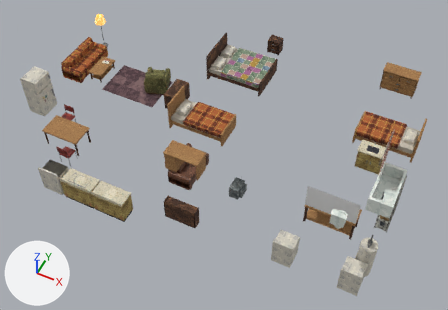
Two versions of the glTF model THE_VEIL_ASSETS_V2/03_Residential/House_Variants/RES_House_SplitLevel_Furnishing.glb, one commit apart.
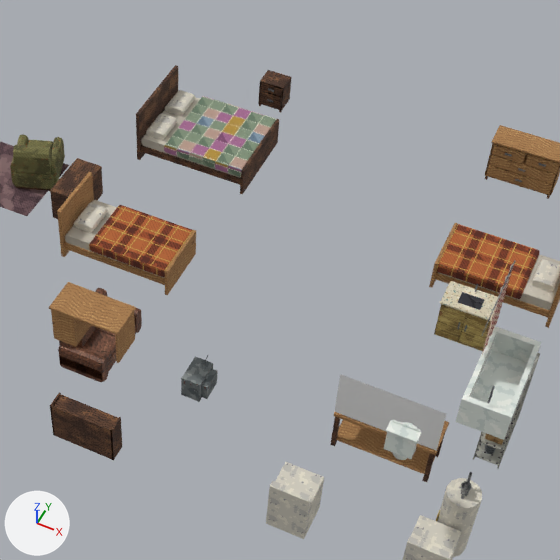
There are two pictures of each version: one whole from a 50 mm lens placed at (7.38, -20.6, 17.82), pointed at (0.83, -7.51, 1.45), one close up on the part from 31% to 93% of the width and 0% to 90% of the height. Every picture has the same lights, and +X, +Y and +Z are marked at lower left. The first two pictures are the older version. Objects named as collision shapes, trigger or cutter boxes, shadow casters or lower levels of detail are left out. Where no turn or scale is listed for an object, it has been applied to the vertices. Vertices at exactly the same position are counted once.

The first close-up shows 'RES_House_SplitLevel_Furnishing_Mesh'.
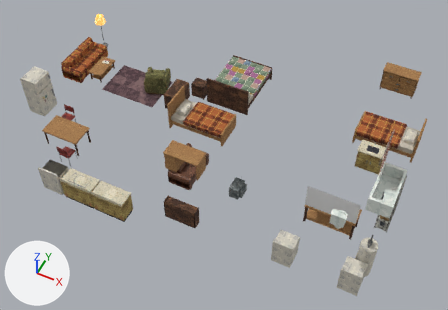
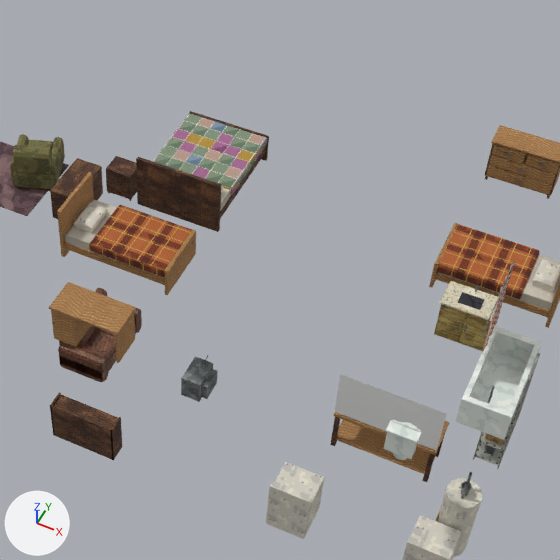
What differs and where, as boxes (x1, y1, x2, y2) in the close-ups (560 x 560 px; the box of a moved part takes in the faces that stretch with it):
'RES_House_SplitLevel_Furnishing_Mesh', reshaped: before (0, 65, 560, 560); after (0, 111, 560, 560)
part 1 of me_res_house_splitlevel_furnishing_mesh, moved or reshaped: before (136, 65, 178, 160); after (136, 157, 221, 232)
part 2 of me_res_house_splitlevel_furnishing_mesh, moved or reshaped: before (240, 119, 279, 195); after (189, 111, 269, 161)
part 3 of me_res_house_splitlevel_furnishing_mesh, moved or reshaped: before (141, 144, 241, 185); after (220, 147, 266, 219)
part 4 of me_res_house_splitlevel_furnishing_mesh, moved or reshaped: before (258, 70, 292, 110); after (106, 156, 137, 200)
part 5 of me_res_house_splitlevel_furnishing_mesh, moved or reshaped (not visible afterwards): before (261, 83, 282, 96)
part 6 of me_res_house_splitlevel_furnishing_mesh, moved or reshaped (not visible afterwards): before (260, 91, 282, 109)
part 7 of me_res_house_splitlevel_furnishing_mesh, moved or reshaped (mostly hidden afterwards): before (146, 113, 177, 140); after (221, 186, 223, 193)
part 8 of me_res_house_splitlevel_furnishing_mesh, moved or reshaped (not visible afterwards): before (165, 90, 195, 116)
part 9 of me_res_house_splitlevel_furnishing_mesh, moved or reshaped (mostly hidden afterwards): before (141, 97, 239, 177); after (220, 188, 231, 211)
part 10 of me_res_house_splitlevel_furnishing_mesh, moved or reshaped: before (164, 96, 276, 177); after (153, 113, 267, 195)

The change, as a list of edits to the scene's bpy script:
```text
Change me_res_house_splitlevel_furnishing_mesh:
    where me_res_house_splitlevel_furnishing_mesh.from_pydata(...)  # 3111 vertices, 4622 faces; spans x -7.39..6.89, y -11.09..-2.7, z 0.02..4.73
    used by ob_res_house_splitlevel_furnishing_mesh; location = (0.0, 0.0, 0.0)
    me_res_house_splitlevel_furnishing_mesh part 1: the loose piece of 8 vertices spanning x -0.88..-0.82, y -5.48..-3.92, z 2.72..3.77 is turned 90 degrees about the z axis through its middle, then moved by (1.3, -1.8, 0.0)
    me_res_house_splitlevel_furnishing_mesh part 2: the loose piece of 8 vertices spanning x 1.16..1.22, y -5.48..-3.92, z 2.72..3.27 is turned 90 degrees about the z axis through its middle, then moved by (-0.74, 0.25, 0.0)
    me_res_house_splitlevel_furnishing_mesh part 3: the loose piece of 8 vertices spanning x -0.82..1.16, y -5.45..-3.95, z 2.9..3.04 is turned 90 degrees about the z axis through its middle, then moved by (0.28, -0.77, 0.0)
    me_res_house_splitlevel_furnishing_mesh part 4: the loose piece of 8 vertices spanning x 0.46..0.94, y -3.1..-2.71, z 2.77..3.3 is turned 180 degrees about the z axis through its middle, then moved by (-1.4, -3.43, 0.0)
    me_res_house_splitlevel_furnishing_mesh part 5: the loose piece of 8 vertices spanning x 0.49..0.91, y -3.1..-3.08, z 3.1..3.26 is turned 180 degrees about the z axis through its middle, then moved by (-1.4, -3.07, 0.0)
    me_res_house_splitlevel_furnishing_mesh part 6: the loose piece of 8 vertices spanning x 0.49..0.91, y -3.1..-3.08, z 2.8..3.06 is turned 180 degrees about the z axis through its middle, then moved by (-1.4, -3.07, 0.0)
    me_res_house_splitlevel_furnishing_mesh part 7: the loose piece of 24 vertices spanning x -0.76..-0.41, y -5.34..-4.82, z 3.22..3.36 is turned 90 degrees about the z axis through its middle, then moved by (1.41, -1.15, 0.0)
    me_res_house_splitlevel_furnishing_mesh part 8: the loose piece of 24 vertices spanning x -0.76..-0.41, y -4.59..-4.07, z 3.22..3.36 is turned 90 degrees about the z axis through its middle, then moved by (0.66, -1.9, 0.0)
    me_res_house_splitlevel_furnishing_mesh part 9: the loose piece of 24 vertices spanning x -0.81..1.15, y -5.43..-3.97, z 3.04..3.22 is turned 90 degrees about the z axis through its middle, then moved by (0.28, -0.77, 0.0)
    me_res_house_splitlevel_furnishing_mesh part 10: the loose piece of 24 vertices spanning x -0.34..1.17, y -5.47..-3.93, z 3.1..3.27 is turned 90 degrees about the z axis through its middle, then moved by (0.03, -0.52, 0.0)
```
